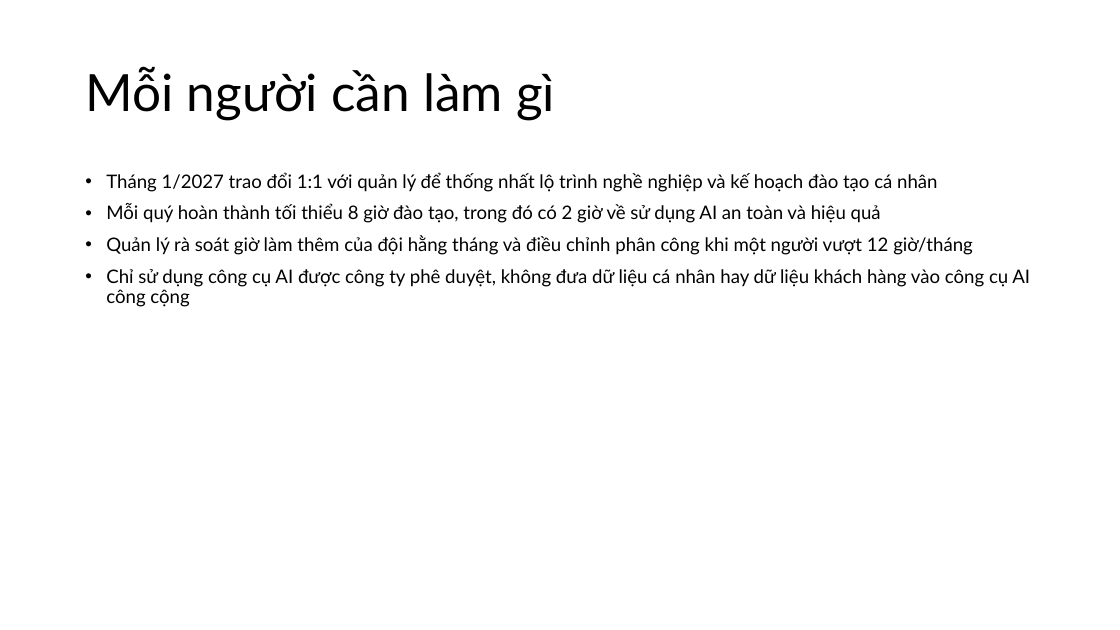
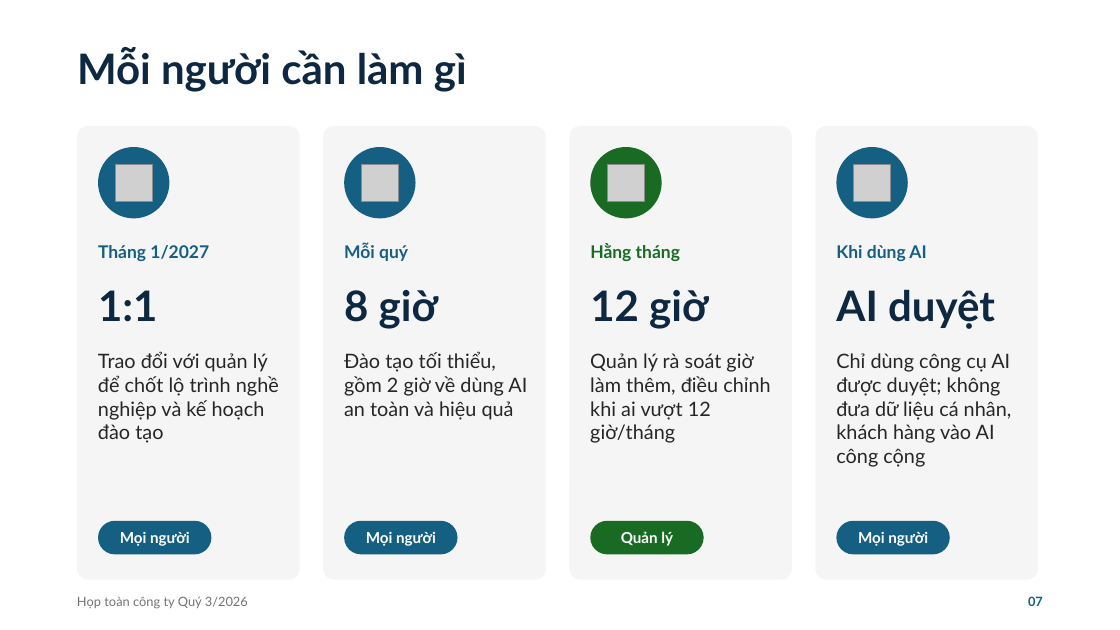
Before and after one commit to HL20003/M365LPB, a slide deck: slide 7 of demo-files/Town hall Q3 2026 (bản nháp).pptx. Drawn at 1120x630 pixels with LibreOffice and Linux fonts; fonts in the diff are those of the drawing; grey boxes stand for pictures. Boxes give left, top, right and bottom in pixels: in the first picture for what was removed or moved away, otherwise in the second. Text is boxed around its words. In the diff, an @@ line names an element or a change of style, - is before the commit and + after.

```diff
--- a/demo-files/Town hall Q3 2026 (bản nháp).pptx
+++ b/demo-files/Town hall Q3 2026 (bản nháp).pptx
@@ title "Mỗi người cần làm gì" at (x1=77, y1=49, x2=467, y2=92): size 44 to 36 pt, text colour #000000 to #0E2841, bold on @@
@@ rounded rectangle added at (x1=77, y1=126, x2=300, y2=580), fill #F5F5F5 @@
@@ ellipse added at (x1=98, y1=147, x2=170, y2=218), fill #156082 @@
@@ rounded rectangle added at (x1=323, y1=126, x2=546, y2=580), fill #F5F5F5 @@
@@ ellipse added at (x1=344, y1=147, x2=416, y2=218), fill #156082 @@
@@ rounded rectangle added at (x1=570, y1=126, x2=792, y2=580), fill #F5F5F5 @@
@@ ellipse added at (x1=591, y1=147, x2=662, y2=218), fill #196B24 @@
@@ rounded rectangle added at (x1=816, y1=126, x2=1038, y2=580), fill #F5F5F5 @@
@@ ellipse added at (x1=837, y1=147, x2=908, y2=218), fill #156082 @@
@@ text removed at (x1=106, y1=172, x2=1030, y2=307) @@
-• Tháng 1/2027 trao đổi 1:1 với quản lý để thống nhất lộ trình nghề nghiệp và kế hoạch đào tạo cá nhân
-• Mỗi quý hoàn thành tối thiểu 8 giờ đào tạo, trong đó có 2 giờ về sử dụng AI an toàn và hiệu quả
-• Quản lý rà soát giờ làm thêm của đội hằng tháng và điều chỉnh phân công khi một người vượt 12 giờ/tháng
-• Chỉ sử dụng công cụ AI được công ty phê duyệt, không đưa dữ liệu cá nhân hay dữ liệu khách hàng vào công cụ AI công cộng
@@ picture added at (x1=115, y1=164, x2=152, y2=201) @@
@@ picture added at (x1=361, y1=164, x2=398, y2=201) @@
@@ picture added at (x1=607, y1=164, x2=644, y2=201) @@
@@ picture added at (x1=854, y1=164, x2=891, y2=201) @@
@@ text added at (x1=98, y1=245, x2=209, y2=261), 15 pt, text #156082, bold @@
+Tháng 1/2027
@@ text added at (x1=344, y1=244, x2=408, y2=261), 15 pt, text #156082, bold @@
+Mỗi quý
@@ text added at (x1=590, y1=244, x2=680, y2=261), 15 pt, text #196B24, bold @@
+Hằng tháng
@@ text added at (x1=836, y1=245, x2=926, y2=261), 15 pt, text #156082, bold @@
+Khi dùng AI
@@ text added at (x1=98, y1=290, x2=158, y2=322), 36 pt, text #0E2841, bold @@
+1:1
@@ text added at (x1=344, y1=290, x2=438, y2=329), 36 pt, text #0E2841, bold @@
+8 giờ
@@ text added at (x1=590, y1=290, x2=708, y2=329), 36 pt, text #0E2841, bold @@
+12 giờ
@@ text added at (x1=836, y1=289, x2=995, y2=329), 36 pt, text #0E2841, bold @@
+AI duyệt
@@ text added at (x1=98, y1=351, x2=279, y2=443), 17 pt, text #262626 @@
+Trao đổi với quản lý để chốt lộ trình nghề nghiệp và kế hoạch đào tạo
@@ text added at (x1=344, y1=351, x2=527, y2=420), 17 pt, text #262626 @@
+Đào tạo tối thiểu, gồm 2 giờ về dùng AI an toàn và hiệu quả
@@ text added at (x1=590, y1=353, x2=770, y2=443), 17 pt, text #262626 @@
+Quản lý rà soát giờ làm thêm, điều chỉnh khi ai vượt 12 giờ/tháng
@@ text added at (x1=836, y1=353, x2=1012, y2=467), 17 pt, text #262626 @@
+Chỉ dùng công cụ AI được duyệt; không đưa dữ liệu cá nhân, khách hàng vào AI công cộng
@@ rounded rectangle added at (x1=98, y1=521, x2=212, y2=555), fill #156082, 13 pt, text #FFFFFF, bold @@
+Mọi người
@@ rounded rectangle added at (x1=344, y1=521, x2=458, y2=555), fill #156082, 13 pt, text #FFFFFF, bold @@
+Mọi người
@@ rounded rectangle added at (x1=591, y1=521, x2=704, y2=555), fill #196B24, 13 pt, text #FFFFFF, bold @@
+Quản lý
@@ rounded rectangle added at (x1=837, y1=521, x2=950, y2=555), fill #156082, 13 pt, text #FFFFFF, bold @@
+Mọi người
@@ text added at (x1=77, y1=596, x2=248, y2=609), 11 pt, text #737373 @@
+Họp toàn công ty Quý 3/2026
@@ text added at (x1=1028, y1=596, x2=1043, y2=606), 11 pt, text #156082, bold @@
+07
```
Also in this commit, not shown: 7 other slides changed, 4 other files.
